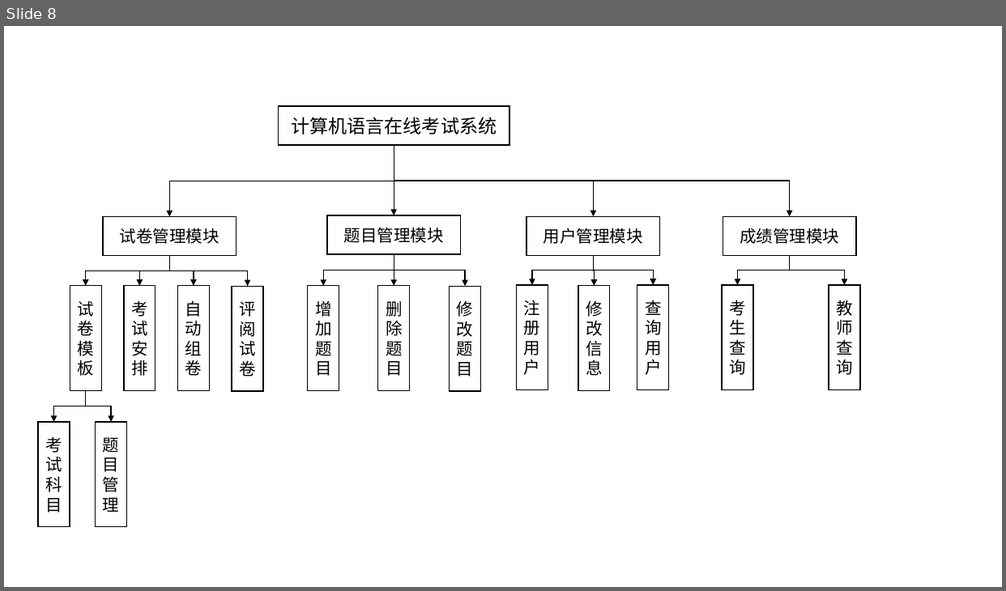
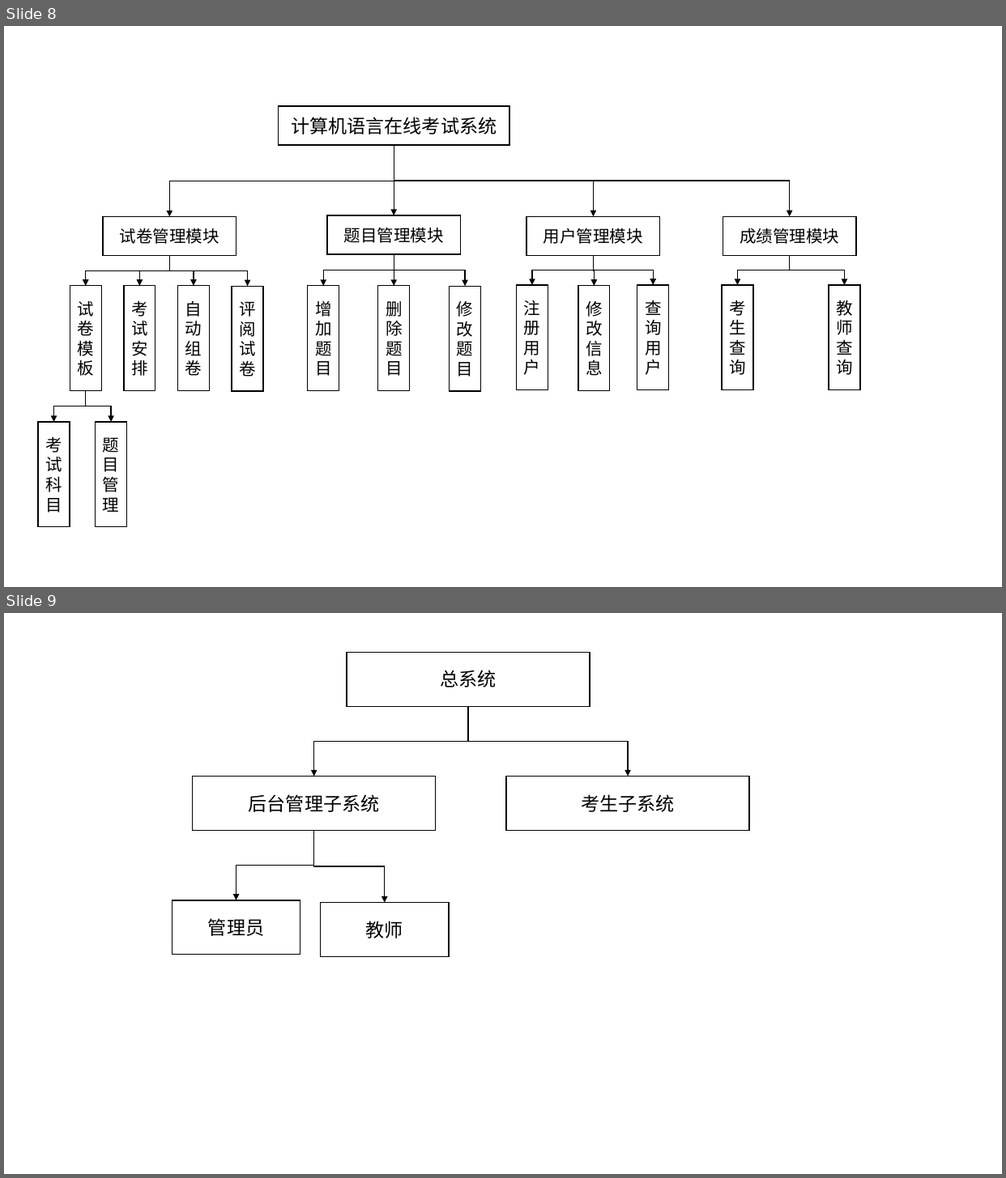
Before and after one commit to ElaineGxy/thesis, a slide deck: 图片.pptx. Shown one above the other, each under a label of ours: slide 8 before the commit, slides 8 and 9 after it. The pictures are 1006x591 and 1006x1178 pixels, drawn with LibreOffice and Linux fonts; fonts in the diff are those of the drawing. Boxes give left, top, right and bottom in pixels: in the first picture for what was removed or moved away, otherwise in the second. Text is boxed around its words. In the diff, an @@ line names an element or a change of style, - is before the commit and + after.

```diff
--- a/图片.pptx
+++ b/图片.pptx
@@ slide 9 added at (4,613,1002,1174), background #FFFFFF @@
@@ group added at (172,652,750,956): 5 rectangles, 4 elbow arrows @@
+总系统
+后台管理子系统
+考生子系统
+管理员
+教师
```
Also in this commit, not shown: 2 other slides added.
